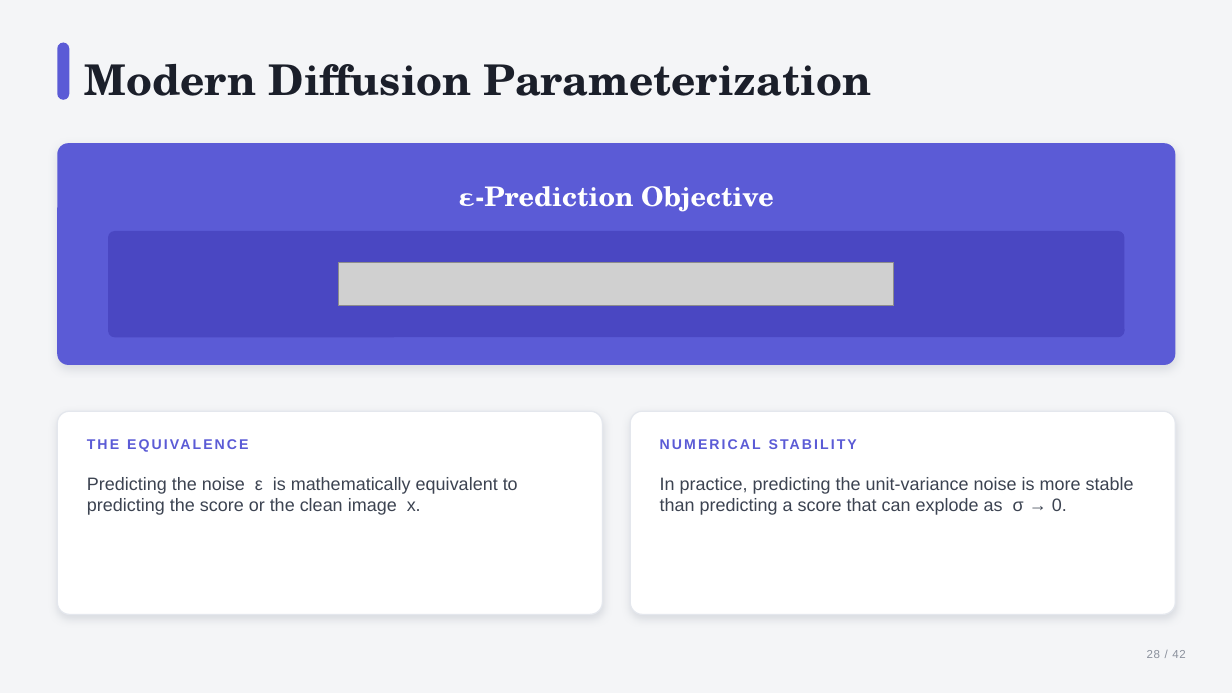
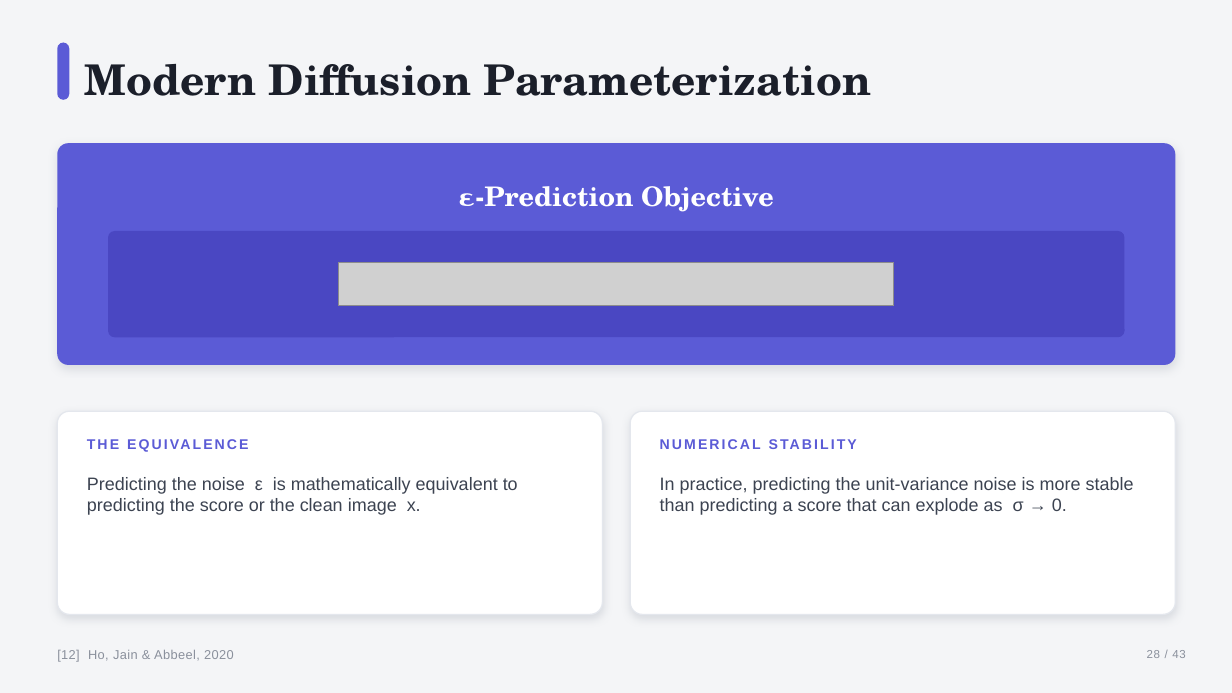
Before and after one commit to sudarshan1994/sudarshan1994.github.io, a slide deck: slide 28 of diffusion/diffusion_models_polished.pptx. Drawn at 1232x693 pixels with LibreOffice and Linux fonts; fonts in the diff are those of the drawing; grey boxes stand for pictures. Boxes give left, top, right and bottom in pixels: in the first picture for what was removed or moved away, otherwise in the second. Text is boxed around its words. In the diff, an @@ line names an element or a change of style, - is before the commit and + after.

```diff
--- a/diffusion/diffusion_models_polished.pptx
+++ b/diffusion/diffusion_models_polished.pptx
@@ text added at [57, 650, 234, 662], 10 pt, text #8A909C @@
+[12] Ho, Jain & Abbeel, 2020
```
Also in this commit, not shown: 33 other slides changed, 1 slide added, 3 other files.
